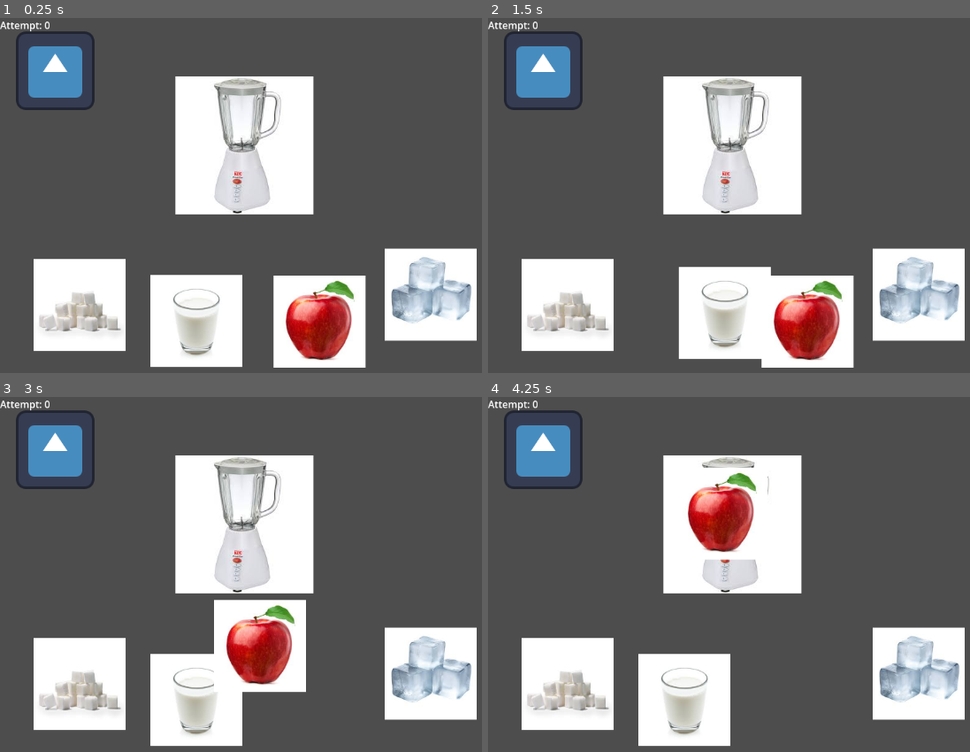
Above: before the commit, frames 1-4 (two rows, left to right).
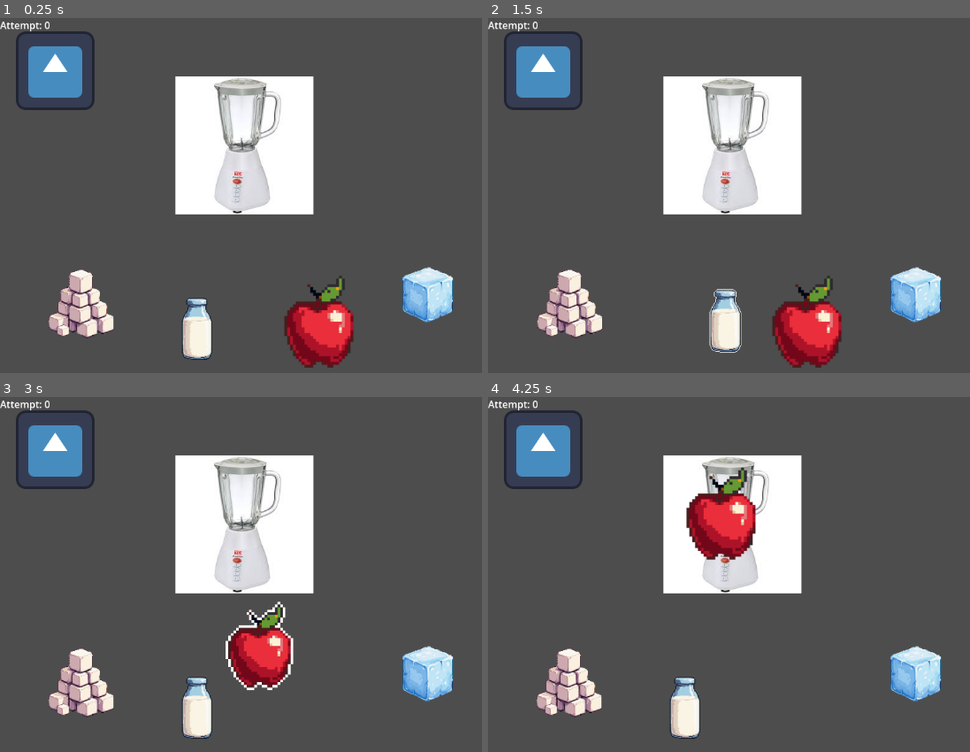
Above: after the commit, the same moments.

Repository: the-real-ronji/MiniJameGam50
Game: Godot game, scene res://Scenes/Main.tscn
Two runs of this game, one before a commit and one after it. Both use one fixed random seed, a clock stepped at 60 frames per second and the inputs below. The engine's default icon, where the game draws it, is replaced by a stand-in: a white triangle on a blue panel in a dark square.
Inputs (mouse positions are in pixels of both pictures, inside the frame that each line leads up to):
- Up to frame 1 (0.25 s): no input
- Up to frame 2 (1.5 s): tap Enter (ui_accept) at 0.5 s; drag from (569, 305) to (912, 128) at 0.52 s; drag from (685, 319) to (806, 294) at 1.27 s
- Up to frame 3 (3 s): move the mouse to (428, 673) at 2.02 s; tap 3 at 2.1 s; click (428, 673) at 2.17 s; tap Enter (ui_accept) at 2.75 s; drag from (318, 702) to (139, 535) at 2.77 s
- Up to frame 4 (4.25 s): move the mouse to (outside the picture) at 3.52 s; tap 5 at 3.6 s; click (outside the picture) at 3.67 s; tap Enter (ui_accept) at 3.77 s

The runs differ from the first frame. In frame 1, 19% of the frame differs, in the area x 6-99%, y 64-99%; in frame 2, 19%; in frame 3, 19%; in frame 4, 18%.

Commit message:
chnaged texture and added smooth gobackpos ingredient

Diff:
--- a/Scenes/Main.tscn
+++ b/Scenes/Main.tscn
@@ -1,18 +1,22 @@
-[gd_scene load_steps=14 format=3 uid="uid://diiwudvk716im"]
+[gd_scene load_steps=18 format=3 uid="uid://diiwudvk716im"]
 
-[ext_resource type="Script" uid="uid://c44fc4cl835iq" path="res://scripts/main.gd" id="1_bmxlf"]
-[ext_resource type="PackedScene" uid="uid://1s5doyshdaga" path="res://scenes/blender_zone.tscn" id="1_vy5pj"]
-[ext_resource type="PackedScene" uid="uid://bb3jalhnc5k1d" path="res://scenes/ingredients/sugarcubes_ingredient.tscn" id="3_qmy6f"]
-[ext_resource type="PackedScene" uid="uid://do6w53ssty7sj" path="res://scenes/ingredients/milk_ingredient.tscn" id="4_mwfav"]
-[ext_resource type="PackedScene" uid="uid://bl6knngwrqtxu" path="res://scenes/ingredients/ice_ingredient.tscn" id="5_3p2gp"]
-[ext_resource type="PackedScene" uid="uid://bo51kgrcfg5yj" path="res://scenes/ingredients/apple_ingredient.tscn" id="6_cvmbd"]
-[ext_resource type="PackedScene" uid="uid://dlmq0gebvl3g3" path="res://scenes/qte_panel.tscn" id="11_4kpch"]
-[ext_resource type="Script" uid="uid://d3b850lapu40m" path="res://scripts/game_manager.gd" id="12_grg3l"]
-[ext_resource type="Script" uid="uid://df07jp25ofj4c" path="res://scripts/game_over.gd" id="13_frkhe"]
-[ext_resource type="PackedScene" uid="uid://bw2qrmlgvnegg" path="res://scenes/success_overlay.tscn" id="14_mwfav"]
-[ext_resource type="Script" uid="uid://4wwqqn5gisgl" path="res://scripts/attempts.gd" id="15_h1m7h"]
+[ext_resource type="Script" uid="uid://c44fc4cl835iq" path="res://Scripts/main.gd" id="1_bmxlf"]
+[ext_resource type="PackedScene" uid="uid://1s5doyshdaga" path="res://Scenes/blender_zone.tscn" id="1_vy5pj"]
+[ext_resource type="PackedScene" uid="uid://bb3jalhnc5k1d" path="res://Scenes/ingredients/sugarcubes_ingredient.tscn" id="3_qmy6f"]
+[ext_resource type="Texture2D" uid="uid://cqgvffxxwnmoq" path="res://Sprites/SUGAR-export.png" id="4_2w5on"]
+[ext_resource type="PackedScene" uid="uid://do6w53ssty7sj" path="res://Scenes/ingredients/milk_ingredient.tscn" id="4_mwfav"]
+[ext_resource type="PackedScene" uid="uid://bl6knngwrqtxu" path="res://Scenes/ingredients/ice_ingredient.tscn" id="5_3p2gp"]
+[ext_resource type="Texture2D" uid="uid://djxqer32a8gcc" path="res://Sprites/MILK-export.png" id="6_346fj"]
+[ext_resource type="PackedScene" uid="uid://bo51kgrcfg5yj" path="res://Scenes/ingredients/apple_ingredient.tscn" id="6_cvmbd"]
+[ext_resource type="Texture2D" uid="uid://cxfxma2a8u6if" path="res://Sprites/APPLE.png" id="9_2w5on"]
+[ext_resource type="Texture2D" uid="uid://i7c1bw156pl6" path="res://Sprites/ICE-export.png" id="9_346fj"]
+[ext_resource type="PackedScene" uid="uid://dlmq0gebvl3g3" path="res://Scenes/qte_panel.tscn" id="11_4kpch"]
+[ext_resource type="Script" uid="uid://d3b850lapu40m" path="res://Scripts/game_manager.gd" id="12_grg3l"]
+[ext_resource type="Script" uid="uid://df07jp25ofj4c" path="res://Scripts/game_over.gd" id="13_frkhe"]
+[ext_resource type="PackedScene" path="res://scenes/success_overlay.tscn" id="14_mwfav"]
+[ext_resource type="Script" uid="uid://4wwqqn5gisgl" path="res://Scripts/attempts.gd" id="15_h1m7h"]
 [ext_resource type="Texture2D" uid="uid://dvhgu2n747u68" path="res://Sprites/icon.svg" id="16_2w5on"]
-[ext_resource type="Script" uid="uid://b1wpwiloqxlk5" path="res://scripts/sprite_2d.gd" id="16_erwvk"]
+[ext_resource type="Script" path="res://scripts/sprite_2d.gd" id="16_erwvk"]
 
 [node name="Main" type="Control"]
 layout_mode = 3
@@ -49,6 +53,7 @@
 offset_top = 393.0
 offset_right = 205.0
 offset_bottom = 543.0
+texture = ExtResource("4_2w5on")
 
 [node name="Milk_ingredient" parent="Control" instance=ExtResource("4_mwfav")]
 layout_mode = 0
@@ -56,6 +61,7 @@
 offset_top = 419.0
 offset_right = 395.0
 offset_bottom = 569.0
+texture = ExtResource("6_346fj")
 
 [node name="ice_ingredient" parent="Control" instance=ExtResource("5_3p2gp")]
 layout_mode = 0
@@ -63,6 +69,7 @@
 offset_top = 376.0
 offset_right = 777.0
 offset_bottom = 526.0
+texture = ExtResource("9_346fj")
 
 [node name="apple_ingredient" parent="Control" instance=ExtResource("6_cvmbd")]
 layout_mode = 0
@@ -70,6 +77,7 @@
 offset_top = 420.0
 offset_right = 596.0
 offset_bottom = 570.0
+texture = ExtResource("9_2w5on")
 
 [node name="UIs" type="Node" parent="Control"]
 
--- a/Scripts/apple_ingredient.gd
+++ b/Scripts/apple_ingredient.gd
@@ -5,8 +5,12 @@
 var original_position : Vector2
 var locked := false
 
+var original_texture : Texture2D
+var drag_texture : Texture2D = preload("res://Sprites/APPLEWhite.png")
+
 func _ready():
 	original_position = position
+	original_texture = texture
 
 func _gui_input(event):
 	if locked:
@@ -15,9 +19,11 @@
 	if event is InputEventMouseButton:
 		if event.button_index == MOUSE_BUTTON_LEFT and event.pressed:
 			dragging = true
+			texture = drag_texture
 			grab_focus()
 		elif event.button_index == MOUSE_BUTTON_LEFT and not event.pressed:
 			dragging = false
+			texture = original_texture
 			_check_drop_zone()
 
 	if event is InputEventMouseMotion and dragging:
@@ -34,6 +40,10 @@
 			position = blender.position + Vector2(20, 20)
 			locked = true
 		else:
-			position = original_position
+			return_to_original()
 	else:
-		position = original_position
+		return_to_original()
+
+func return_to_original() -> void:
+	var tween = create_tween()
+	tween.tween_property(self, "position", original_position, 0.5).set_trans(Tween.TRANS_SINE).set_ease(Tween.EASE_OUT)
--- a/Scripts/ice_ingredient.gd
+++ b/Scripts/ice_ingredient.gd
@@ -5,8 +5,12 @@
 var original_position : Vector2
 var locked := false
 
+var original_texture : Texture2D
+var drag_texture : Texture2D = preload("res://Sprites/ICEWhite.png")
+
 func _ready():
 	original_position = position
+	original_texture = texture
 
 func _gui_input(event):
 	if locked:
@@ -15,9 +19,11 @@
 	if event is InputEventMouseButton:
 		if event.button_index == MOUSE_BUTTON_LEFT and event.pressed:
 			dragging = true
+			texture = drag_texture
 			grab_focus()
 		elif event.button_index == MOUSE_BUTTON_LEFT and not event.pressed:
 			dragging = false
+			texture = original_texture
 			_check_drop_zone()
 
 	if event is InputEventMouseMotion and dragging:
@@ -34,6 +40,10 @@
 			position = blender.position + Vector2(20, 20)
 			locked = true
 		else:
-			position = original_position
+			return_to_original()
 	else:
-		position = original_position
+		return_to_original()
+
+func return_to_original() -> void:
+	var tween = create_tween()
+	tween.tween_property(self, "position", original_position, 0.5).set_trans(Tween.TRANS_SINE).set_ease(Tween.EASE_OUT)
--- a/Scripts/milk_ingredient.gd
+++ b/Scripts/milk_ingredient.gd
@@ -5,8 +5,12 @@
 var original_position : Vector2
 var locked := false
 
+var original_texture : Texture2D
+var drag_texture : Texture2D = preload("res://Sprites/MILKWhite.png")
+
 func _ready():
 	original_position = position
+	original_texture = texture
 
 func _gui_input(event):
 	if locked:
@@ -15,9 +19,11 @@
 	if event is InputEventMouseButton:
 		if event.button_index == MOUSE_BUTTON_LEFT and event.pressed:
 			dragging = true
+			texture = drag_texture
 			grab_focus()
 		elif event.button_index == MOUSE_BUTTON_LEFT and not event.pressed:
 			dragging = false
+			texture = original_texture
 			_check_drop_zone()
 
 	if event is InputEventMouseMotion and dragging:
@@ -34,6 +40,10 @@
 			position = blender.position + Vector2(20, 20)
 			locked = true
 		else:
-			position = original_position
+			return_to_original()
 	else:
-		position = original_position
+		return_to_original()
+
+func return_to_original() -> void:
+	var tween = create_tween()
+	tween.tween_property(self, "position", original_position, 0.5).set_trans(Tween.TRANS_SINE).set_ease(Tween.EASE_OUT)
--- a/Scripts/sugarcubes_ingredient.gd
+++ b/Scripts/sugarcubes_ingredient.gd
@@ -5,8 +5,12 @@
 var original_position : Vector2
 var locked := false
 
+var original_texture : Texture2D
+var drag_texture : Texture2D = preload("res://Sprites/SUGARWhitet.png")
+
 func _ready():
 	original_position = position
+	original_texture = texture
 
 func _gui_input(event):
 	if locked:
@@ -15,9 +19,11 @@
 	if event is InputEventMouseButton:
 		if event.button_index == MOUSE_BUTTON_LEFT and event.pressed:
 			dragging = true
+			texture = drag_texture
 			grab_focus()
 		elif event.button_index == MOUSE_BUTTON_LEFT and not event.pressed:
 			dragging = false
+			texture = original_texture
 			_check_drop_zone()
 
 	if event is InputEventMouseMotion and dragging:
@@ -34,6 +40,10 @@
 			position = blender.position + Vector2(20, 20)
 			locked = true
 		else:
-			position = original_position
+			return_to_original()
 	else:
-		position = original_position
+		return_to_original()
+
+func return_to_original() -> void:
+	var tween = create_tween()
+	tween.tween_property(self, "position", original_position, 0.5).set_trans(Tween.TRANS_SINE).set_ease(Tween.EASE_OUT)
Binary file added: Scripts/SUGARWhitet.png
Not shown, added: Scripts/SUGARWhitet.png.import
Binary file added: Sprites/APPLE.png
Not shown, added: Sprites/APPLE.png.import
Binary file added: Sprites/APPLEWhite.png
Not shown, added: Sprites/APPLEWhite.png.import
Binary file added: Sprites/ICE-export.png
Not shown, added: Sprites/ICE-export.png.import
Binary file added: Sprites/ICEWhite.png
Not shown, added: Sprites/ICEWhite.png.import
Binary file added: Sprites/MILK-export.png
Not shown, added: Sprites/MILK-export.png.import
(and 6 more such lines)
